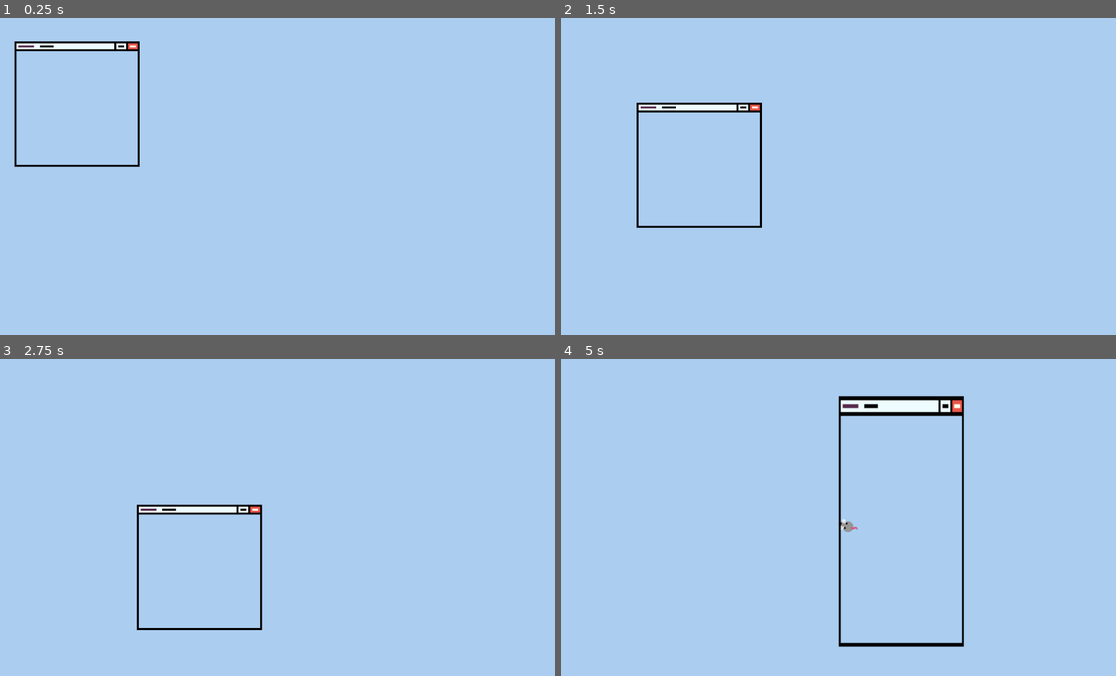
Above: before the commit, frames 1-4 (two rows, left to right).
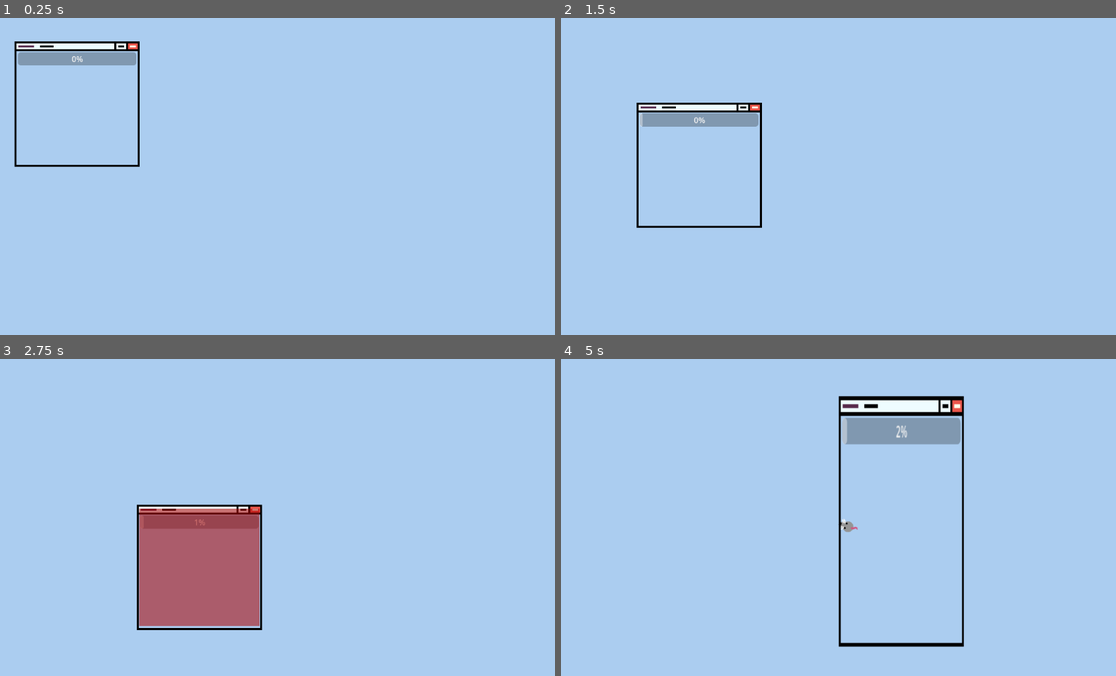
Above: after the commit, the same moments.

Repository: Shibe53/Curtailment
Game: Godot game, scene res://Scenes/world.tscn
Two runs of this game, one before a commit and one after it. Both use one fixed random seed, a clock stepped at 60 frames per second and the inputs below.
Inputs (mouse positions are in pixels of both pictures, inside the frame that each line leads up to):
- Up to frame 1 (0.25 s): no input
- Up to frame 2 (1.5 s): move the mouse to (960, 160) at 0.52 s; move the mouse to (721, 192) at 1.27 s
- Up to frame 3 (2.75 s): move the mouse to (327, 447) at 2.02 s
- Up to frame 4 (5 s): move the mouse to (805, 580) at 2.77 s; move the mouse to (1005, 565) at 3.52 s; move the mouse to (666, 469) at 4.27 s

The runs differ from the first frame. In frame 1, 0.9% of the frame differs, in the area x 3-25%, y 10-15%; in frame 2, 0.9%; in frame 3, 8.1%, in the area x 25-47%, y 47-85%; in frame 4, 1.8%.

Commit message:
Killzone (primitive) and invis
killzone needs to implement proper killing

Diff:
--- /dev/null
+++ b/Scenes/generic_screen_area.tscn
@@ -0,0 +1,12 @@
+[gd_scene load_steps=3 format=3 uid="uid://dil7uxu11oon4"]
+
+[ext_resource type="Script" path="res://Scripts/generic_screen_area.gd" id="1_3dutv"]
+
+[sub_resource type="RectangleShape2D" id="RectangleShape2D_5dmq2"]
+size = Vector2(246, 240)
+
+[node name="generic" type="Area2D"]
+script = ExtResource("1_3dutv")
+
+[node name="CollisionShape2D" type="CollisionShape2D" parent="."]
+shape = SubResource("RectangleShape2D_5dmq2")
--- /dev/null
+++ b/Scenes/invisible_area.tscn
@@ -0,0 +1,12 @@
+[gd_scene load_steps=3 format=3 uid="uid://bh2tmfn5cyb1y"]
+
+[ext_resource type="Script" path="res://Scripts/invisible_area.gd" id="1_vxmeg"]
+
+[sub_resource type="RectangleShape2D" id="RectangleShape2D_5dmq2"]
+size = Vector2(246, 240)
+
+[node name="invis" type="Area2D"]
+script = ExtResource("1_vxmeg")
+
+[node name="CollisionShape2D" type="CollisionShape2D" parent="."]
+shape = SubResource("RectangleShape2D_5dmq2")
--- /dev/null
+++ b/Scenes/killzone.tscn
@@ -0,0 +1,77 @@
+[gd_scene load_steps=7 format=3 uid="uid://cgwvaerxqm48u"]
+
+[ext_resource type="Script" path="res://Scripts/killzone.gd" id="1_16vtt"]
+[ext_resource type="Texture2D" uid="uid://ctgarj4ppgp2p" path="res://Assets/blue.png" id="2_88xh5"]
+
+[sub_resource type="RectangleShape2D" id="RectangleShape2D_5dmq2"]
+size = Vector2(246, 240)
+
+[sub_resource type="Animation" id="Animation_xiehd"]
+resource_name = "kill"
+length = 3.0
+loop_mode = 1
+tracks/0/type = "value"
+tracks/0/imported = false
+tracks/0/enabled = true
+tracks/0/path = NodePath("Sprite2D:modulate")
+tracks/0/interp = 1
+tracks/0/loop_wrap = true
+tracks/0/keys = {
+"times": PackedFloat32Array(0, 2.6, 2.7),
+"transitions": PackedFloat32Array(0.00680118, 2.07053, 1),
+"update": 0,
+"values": [Color(1, 0, 0, 0), Color(1, 0, 0, 0), Color(1, 0, 0, 0.662745)]
+}
+tracks/1/type = "method"
+tracks/1/imported = false
+tracks/1/enabled = true
+tracks/1/path = NodePath(".")
+tracks/1/interp = 1
+tracks/1/loop_wrap = true
+tracks/1/keys = {
+"times": PackedFloat32Array(2.7),
+"transitions": PackedFloat32Array(1),
+"values": [{
+"args": [],
+"method": &"kill"
+}]
+}
+
+[sub_resource type="Animation" id="Animation_bp771"]
+length = 0.001
+tracks/0/type = "value"
+tracks/0/imported = false
+tracks/0/enabled = true
+tracks/0/path = NodePath("Sprite2D:modulate")
+tracks/0/interp = 1
+tracks/0/loop_wrap = true
+tracks/0/keys = {
+"times": PackedFloat32Array(0),
+"transitions": PackedFloat32Array(1),
+"update": 0,
+"values": [Color(1, 0, 0, 0.662745)]
+}
+
+[sub_resource type="AnimationLibrary" id="AnimationLibrary_nbty4"]
+_data = {
+"RESET": SubResource("Animation_bp771"),
+"kill": SubResource("Animation_xiehd")
+}
+
+[node name="kill" type="Area2D"]
+script = ExtResource("1_16vtt")
+
+[node name="CollisionShape2D" type="CollisionShape2D" parent="."]
+shape = SubResource("RectangleShape2D_5dmq2")
+
+[node name="AnimationPlayer" type="AnimationPlayer" parent="."]
+libraries = {
+"": SubResource("AnimationLibrary_nbty4")
+}
+autoplay = "kill"
+
+[node name="Sprite2D" type="Sprite2D" parent="."]
+modulate = Color(1, 0, 0, 0.662745)
+position = Vector2(-1.62125e-05, 5.72205e-06)
+scale = Vector2(0.82, 1.42857)
+texture = ExtResource("2_88xh5")
--- a/Scenes/window_screen.tscn
+++ b/Scenes/window_screen.tscn
@@ -1,11 +1,41 @@
-[gd_scene load_steps=9 format=3 uid="uid://bng0i3cdu3nb6"]
+[gd_scene load_steps=8 format=3 uid="uid://bng0i3cdu3nb6"]
 
 [ext_resource type="Script" path="res://Scripts/window_screen.gd" id="1_hjbyh"]
 [ext_resource type="Texture2D" uid="uid://d1irbx08t2362" path="res://Assets/Screen.png" id="1_sjaah"]
-[ext_resource type="Script" path="res://Scripts/area_2d.gd" id="3_xnxqm"]
 
 [sub_resource type="RectangleShape2D" id="RectangleShape2D_k0vc8"]
 size = Vector2(246, 240)
+
+[sub_resource type="Animation" id="Animation_5oqsk"]
+length = 0.001
+tracks/0/type = "value"
+tracks/0/imported = false
+tracks/0/enabled = true
+tracks/0/path = NodePath("Sprite2D:modulate")
+tracks/0/interp = 1
+tracks/0/loop_wrap = true
+tracks/0/keys = {
+"times": PackedFloat32Array(0),
+"transitions": PackedFloat32Array(1),
+"update": 0,
+"values": [Color(1, 1, 1, 1)]
+}
+
+[sub_resource type="Animation" id="Animation_hmuj7"]
+resource_name = "charging"
+loop_mode = 1
+tracks/0/type = "value"
+tracks/0/imported = false
+tracks/0/enabled = true
+tracks/0/path = NodePath("Sprite2D:modulate")
+tracks/0/interp = 1
+tracks/0/loop_wrap = true
+tracks/0/keys = {
+"times": PackedFloat32Array(0),
+"transitions": PackedFloat32Array(1),
+"update": 0,
+"values": [Color(0, 1, 0, 1)]
+}
 
 [sub_resource type="Animation" id="Animation_n83xk"]
 resource_name = "meesa_disappearin"
@@ -37,37 +67,6 @@
 "values": [Color(0, 1, 0, 1), Color(0, 1, 0, 1), Color(0, 1, 0, 0.196078), Color(0, 1, 0, 1), Color(0, 1, 0, 0.2), Color(0, 1, 0, 1), Color(0, 1, 0, 0)]
 }
 
-[sub_resource type="Animation" id="Animation_hmuj7"]
-resource_name = "charging"
-loop_mode = 1
-tracks/0/type = "value"
-tracks/0/imported = false
-tracks/0/enabled = true
-tracks/0/path = NodePath("Sprite2D:modulate")
-tracks/0/interp = 1
-tracks/0/loop_wrap = true
-tracks/0/keys = {
-"times": PackedFloat32Array(0),
-"transitions": PackedFloat32Array(1),
-"update": 0,
-"values": [Color(0, 1, 0, 1)]
-}
-
-[sub_resource type="Animation" id="Animation_5oqsk"]
-length = 0.001
-tracks/0/type = "value"
-tracks/0/imported = false
-tracks/0/enabled = true
-tracks/0/path = NodePath("Sprite2D:modulate")
-tracks/0/interp = 1
-tracks/0/loop_wrap = true
-tracks/0/keys = {
-"times": PackedFloat32Array(0),
-"transitions": PackedFloat32Array(1),
-"update": 0,
-"values": [Color(1, 1, 1, 1)]
-}
-
 [sub_resource type="AnimationLibrary" id="AnimationLibrary_1hrg5"]
 _data = {
 "RESET": SubResource("Animation_5oqsk"),
@@ -87,13 +86,13 @@
 visible = false
 shape = SubResource("RectangleShape2D_k0vc8")
 
-[node name="Area2D" type="Area2D" parent="."]
-script = ExtResource("3_xnxqm")
-
-[node name="CollisionShape2D" type="CollisionShape2D" parent="Area2D"]
-shape = SubResource("RectangleShape2D_k0vc8")
-
 [node name="AnimationPlayer" type="AnimationPlayer" parent="."]
 libraries = {
 "": SubResource("AnimationLibrary_1hrg5")
 }
+
+[node name="ProgressBar" type="ProgressBar" parent="."]
+offset_left = -121.0
+offset_top = -106.0
+offset_right = 121.0
+offset_bottom = -79.0
--- a/Scenes/world.tscn
+++ b/Scenes/world.tscn
@@ -1,10 +1,11 @@
-[gd_scene load_steps=10 format=3 uid="uid://cbam8aqq8qgma"]
+[gd_scene load_steps=11 format=3 uid="uid://cbam8aqq8qgma"]
 
 [ext_resource type="Script" path="res://Scripts/world.gd" id="1_cfjqg"]
 [ext_resource type="PackedScene" uid="uid://bng0i3cdu3nb6" path="res://Scenes/window_screen.tscn" id="1_xfbpp"]
 [ext_resource type="Texture2D" uid="uid://ctgarj4ppgp2p" path="res://Assets/blue.png" id="2_eoyj7"]
 [ext_resource type="PackedScene" uid="uid://c0e54g3dw4d25" path="res://Scenes/mouse.tscn" id="3_rr2h0"]
-[ext_resource type="Material" uid="uid://l0mruno0riot" path="res://Assets/window_shader.tres" id="5_c1c0c"]
+[ext_resource type="PackedScene" uid="uid://cgwvaerxqm48u" path="res://Scenes/killzone.tscn" id="5_wb4kf"]
+[ext_resource type="Material" uid="uid://l0mruno0riot" path="res://Assets/window_shader.tres" id="6_onq3a"]
 
 [sub_resource type="RectangleShape2D" id="RectangleShape2D_2xgc6"]
 size = Vector2(1196, 20)
@@ -32,8 +33,8 @@
 [node name="WindowScreen" parent="." instance=ExtResource("1_xfbpp")]
 position = Vector2(150, 151)
 
-[node name="Area2D" parent="WindowScreen" index="2"]
-shader_material = ExtResource("5_c1c0c")
+[node name="kill" parent="WindowScreen" instance=ExtResource("5_wb4kf")]
+shader_material = ExtResource("6_onq3a")
 
 [node name="StaticBody2D" type="StaticBody2D" parent="."]
 collision_layer = 4
@@ -54,5 +55,3 @@
 [node name="CollisionShape2D4" type="CollisionShape2D" parent="StaticBody2D"]
 position = Vector2(1166, 325)
 shape = SubResource("RectangleShape2D_hcwr5")
-
-[editable path="WindowScreen"]
--- /dev/null
+++ b/Scripts/invisible_area.gd
@@ -0,0 +1,10 @@
+extends Area2D
+
+@export var shader_material: ShaderMaterial  # Assign this in the editor
+
+# Called when the node enters the scene tree for the first time.
+func _ready():
+	pass
+
+func _process(delta):
+	pass
--- /dev/null
+++ b/Scripts/killzone.gd
@@ -0,0 +1,34 @@
+extends Area2D
+
+@export var shader_material: ShaderMaterial  # Assign this in the editor
+@export var timer: float
+
+# Called when the node enters the scene tree for the first time.
+func _ready():
+	pass
+	#var kill = Animation.new()
+	#kill.length = timer
+	#kill.loop_mode = 1
+	#kill.add_track(Animation.TYPE_ANIMATION,0)
+
+
+func _process(delta):
+	var rat = get_node_or_null("../../Mouse/Sprite2D")
+	if shader_material:
+		var mask_pos = global_position
+		var sprite_pos = rat.global_position
+
+		# Convert to local space (relative to Sprite2D)
+		var local_mask_pos = (mask_pos - sprite_pos) / rat.scale
+		var uv_mask_pos = local_mask_pos
+
+		# Get Area2D's dimensions (assuming CollisionShape2D with a rectangle)
+		var shape = $CollisionShape2D.shape
+		var mask_size = shape.extents * 2.0  # Full width & height
+		var uv_mask_size = mask_size
+
+		shader_material.set_shader_parameter("mask_position", uv_mask_pos)
+		shader_material.set_shader_parameter("mask_size", uv_mask_size)  # Pass size
+
+func kill():
+	print('IM KILLING YOU >:((')
--- a/Scripts/window_screen.gd
+++ b/Scripts/window_screen.gd
@@ -16,6 +16,7 @@
 # gravity
 
 @onready var animation_player = $AnimationPlayer
+@onready var progress_bar = $ProgressBar
 
 
 var state = MOVE
@@ -62,5 +63,6 @@
 func charging():
 	if charge < 100:
 		charge += 0.05
+		progress_bar.value = charge
 	else:
 		state = COMPLETE
Renamed: Scripts/area_2d.gd -> Scripts/generic_screen_area.gd
